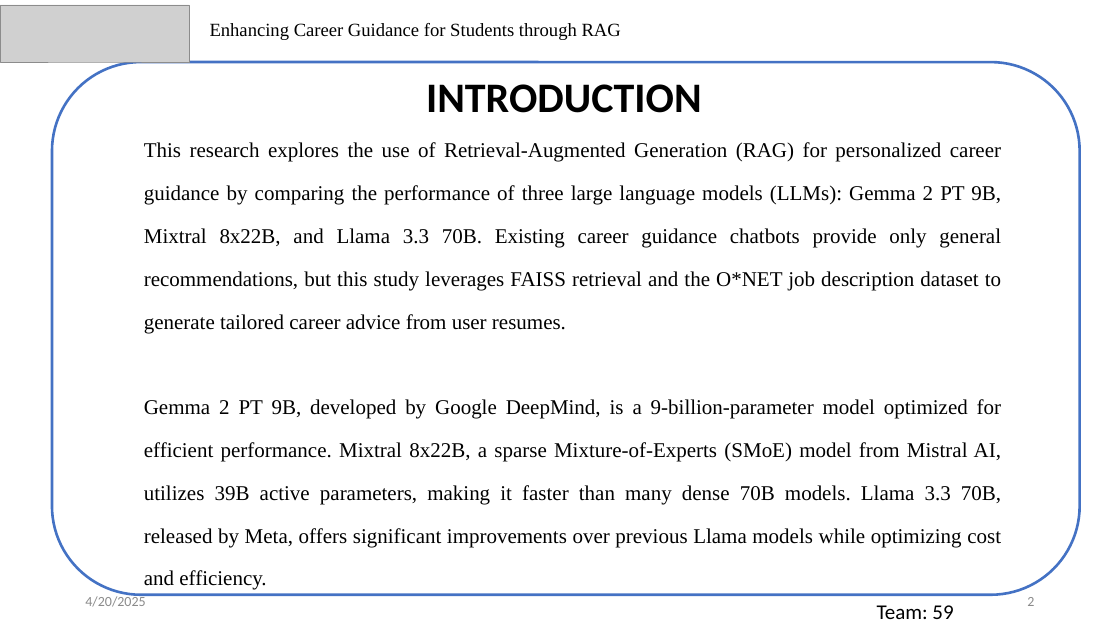
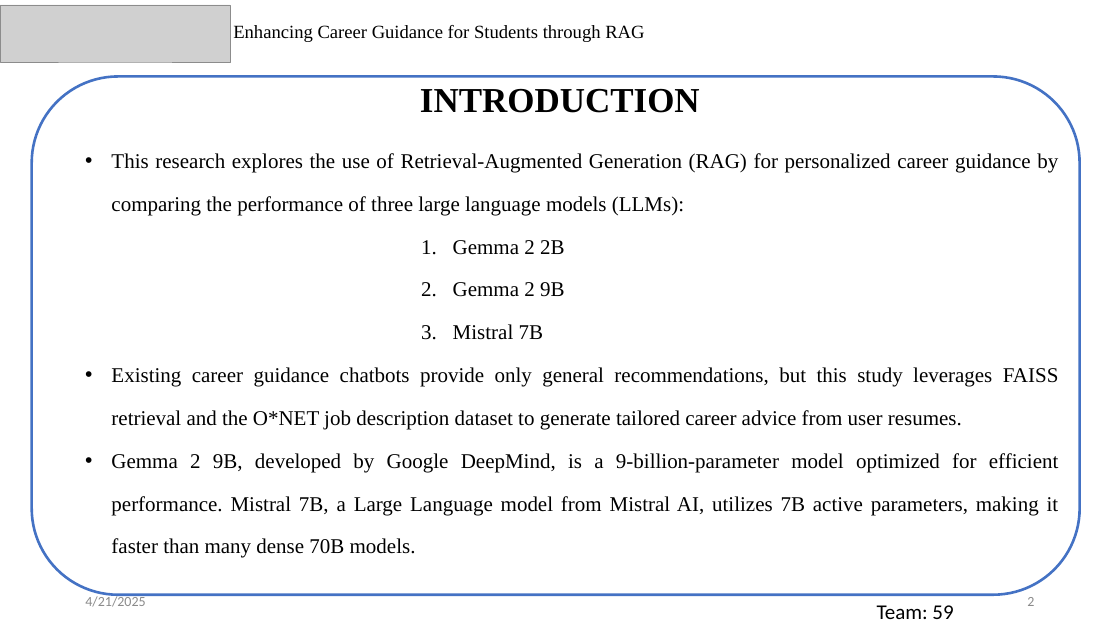
Before and after one commit to akhilswarop/RAG, a slide deck: slide 2 of External Review/External Review PPT.pptx. Drawn at 1120x630 pixels with LibreOffice and Linux fonts; fonts in the diff are those of the drawing; grey boxes stand for pictures. Boxes give left, top, right and bottom in pixels: in the first picture for what was removed or moved away, otherwise in the second. Text is boxed around its words. In the diff, an @@ line names an element or a change of style, - is before the commit and + after.

```diff
--- a/External Review/External Review PPT.pptx
+++ b/External Review/External Review PPT.pptx
@@ picture: place and size @@
-picture at (0, 5, 189, 62)
+picture at (0, 5, 230, 62)
@@ text "Enhancing Career Guidance for Students ...": place and size @@
-text "Enhancing Career Guidance for Students ..." at (210, 23, 621, 40)
+text "Enhancing Career Guidance for Students ..." at (233, 25, 644, 42)
@@ rounded rectangle: place and size @@
-rounded rectangle at (52, 62, 1080, 595)
+rounded rectangle at (32, 76, 1081, 595)
@@ text "INTRODUCTION" at (420, 89, 700, 113): size 36 to 30 pt, font Calibri to Times New Roman @@
@@ text at (111, 153, 1059, 558): text changed @@
-This research explores the use of Retrieval-Augmented Generation (RAG) for personalized career guidance by comparing the performance of three large language models (LLMs): Gemma 2 PT 9B, Mixtral 8x22B, and Llama 3.3 70B. Existing career guidance chatbots provide only general recommendations, but this study leverages FAISS retrieval and the O*NET job description dataset to generate tailored career advice from user resumes.
-Gemma 2 PT 9B, developed by Google DeepMind, is a 9-billion-parameter model optimized for efficient performance. Mixtral 8x22B, a sparse Mixture-of-Experts (SMoE) model from Mistral AI, utilizes 39B active parameters, making it faster than many dense 70B models. Llama 3.3 70B, released by Meta, offers significant improvements over previous Llama models while optimizing cost and efficiency.
+• This research explores the use of Retrieval-Augmented Generation (RAG) for personalized career guidance by comparing the performance of three large language models (LLMs):
+                1. Gemma 2 2B
+                2. Gemma 2 9B
+                3. Mistral 7B
+• Existing career guidance chatbots provide only general recommendations, but this study leverages FAISS retrieval and the O*NET job description dataset to generate tailored career advice from user resumes.
+• Gemma 2 9B, developed by Google DeepMind, is a 9-billion-parameter model optimized for efficient performance. Mistral 7B, a Large Language model from Mistral AI, utilizes 7B active parameters, making it faster than many dense 70B models.
@@ text at (85, 594, 145, 607): text changed @@
-4/20/2025
+4/21/2025
```
Also in this commit, not shown: 27 other slides changed, 4 slides added.
